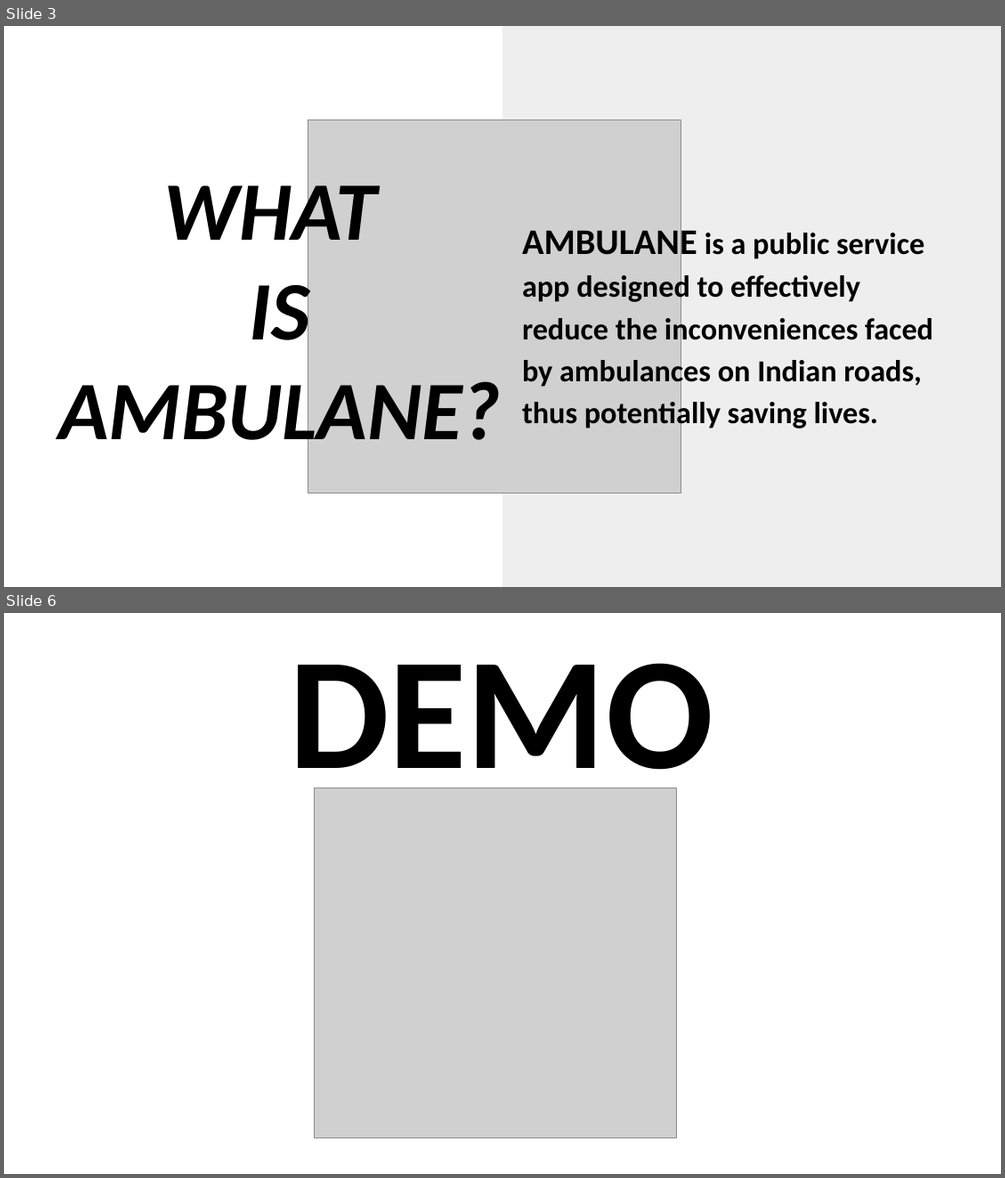
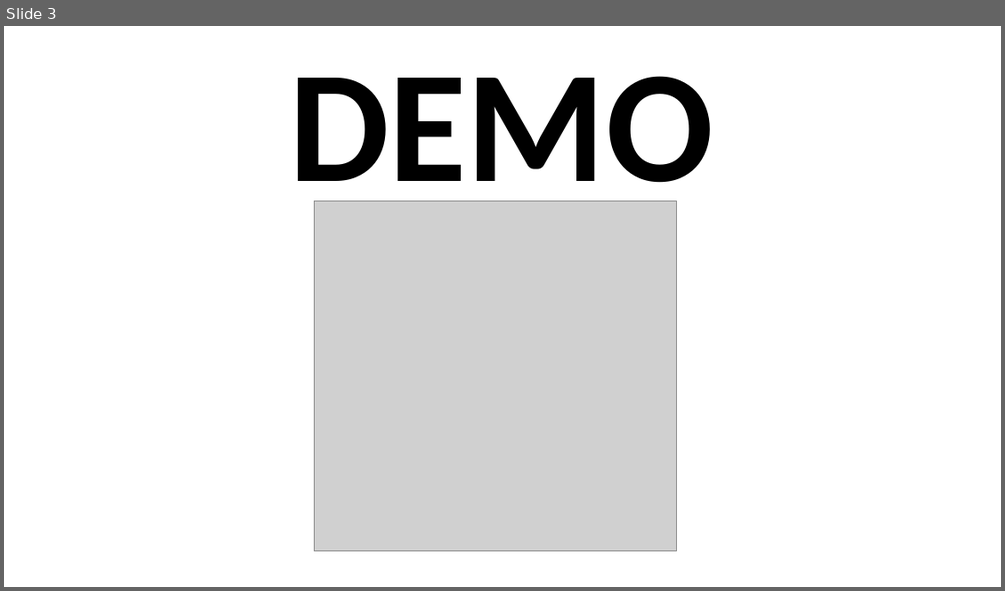
Before and after one commit to rajatagarwal457/Cisco-talent-outreach, a slide deck: Status report.pptx. Shown one above the other, each under a label of ours: slides 3 and 6 before the commit, slide 3 after it; the slides between them are not shown. The pictures are 1005x1178 and 1005x591 pixels, drawn with LibreOffice and Linux fonts; fonts in the diff are those of the drawing; grey boxes stand for pictures. Boxes give left, top, right and bottom in pixels: in the first picture for what was removed or moved away, otherwise in the second. Text is boxed around its words. In the diff, an @@ line names an element or a change of style, - is before the commit and + after.

```diff
--- a/Status report.pptx
+++ b/Status report.pptx
@@ slide 3 removed at [4,26,1001,587], background #FFFFFF @@
@@ rectangle removed at [502,26,1001,586] @@
@@ picture removed at [308,119,680,492] @@
@@ title removed at [58,170,501,459] @@
-WHAT
-IS
-AMBULANE?
@@ text removed at [522,224,933,431] @@
-AMBULANE is a public service app designed to effectively reduce the inconveniences faced by ambulances on Indian roads, thus potentially saving lives.
@@ what was slide 6 is now slide 3 @@
```
Also in this commit, not shown: 2 slides changed, 3 other slides removed.
